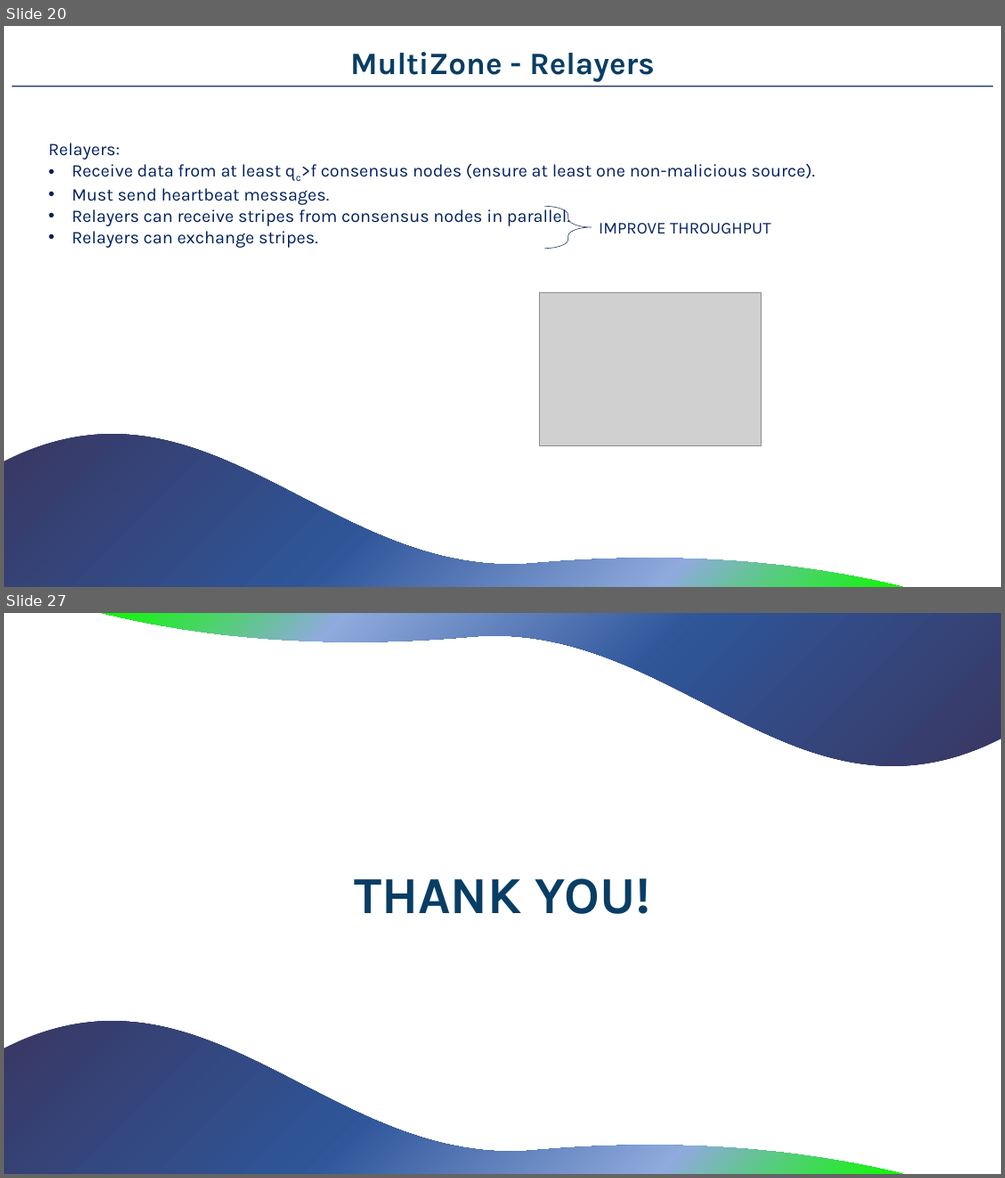
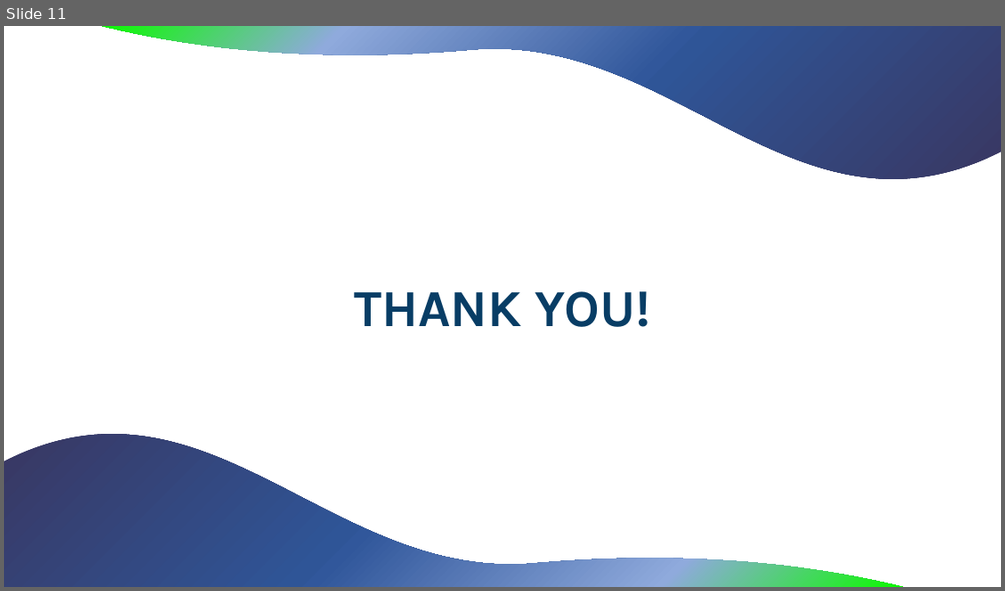
Before and after one commit to MerloSimone/HackatonUnox, a slide deck: Slides/PresentationDS.pptx. Shown one above the other, each under a label of ours: slides 20 and 27 before the commit, slide 11 after it; the slides between them are not shown. The pictures are 1005x1178 and 1005x591 pixels, drawn with LibreOffice and Linux fonts; fonts in the diff are those of the drawing; grey boxes stand for pictures. Boxes give left, top, right and bottom in pixels: in the first picture for what was removed or moved away, otherwise in the second. Text is boxed around its words. In the diff, an @@ line names an element or a change of style, - is before the commit and + after.

```diff
--- a/Slides/PresentationDS.pptx
+++ b/Slides/PresentationDS.pptx
@@ slide 20 removed at [4,26,1001,587], background #FFFFFF @@
@@ text removed at [350,52,654,82] @@
-MultiZone - Relayers
@@ rectangle removed at [11,86,993,87] @@
@@ text removed at [48,143,816,248] @@
-Relayers:
-• Receive data from at least qc>f consensus nodes (ensure at least one non-malicious source).
-• Must send heartbeat messages.
-• Relayers can receive stripes from consensus nodes in parallel.
-• Relayers can exchange stripes.
@@ right brace removed at [544,206,591,248] @@
@@ text removed at [599,223,771,234] @@
-IMPROVE THROUGHPUT
@@ picture removed at [540,292,760,446] @@
@@ freeform shape removed at [4,435,903,587] @@
@@ what was slide 27 is now slide 11 @@
```
Also in this commit, not shown: 9 slides added, 24 other slides removed.
